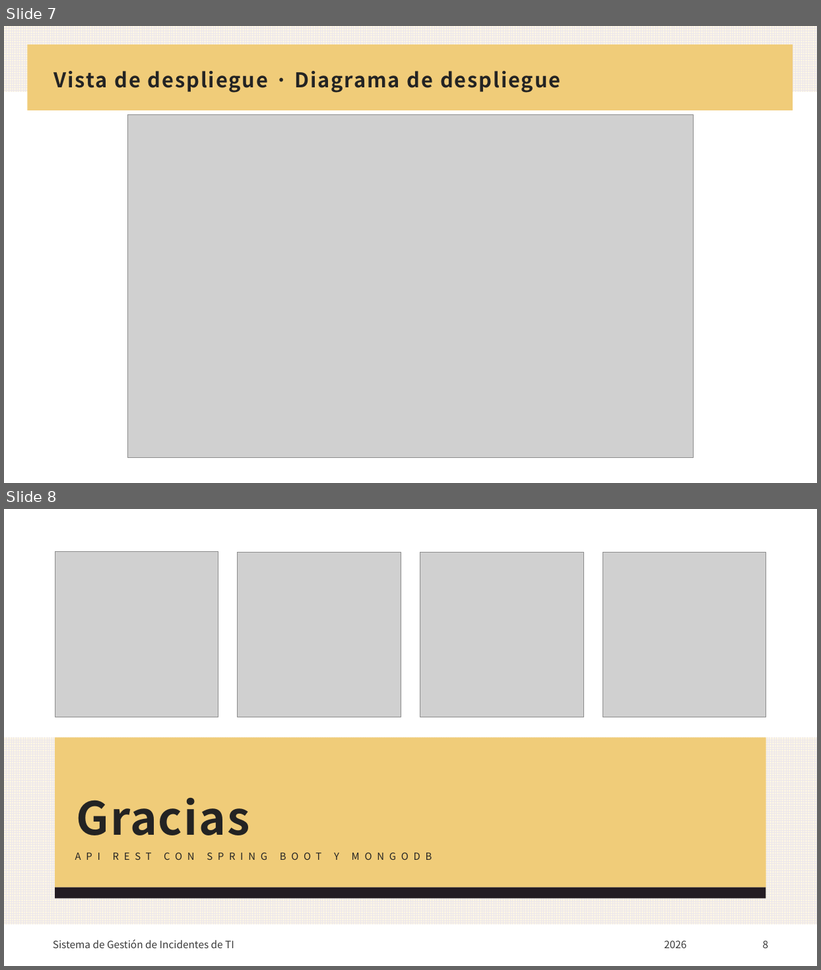
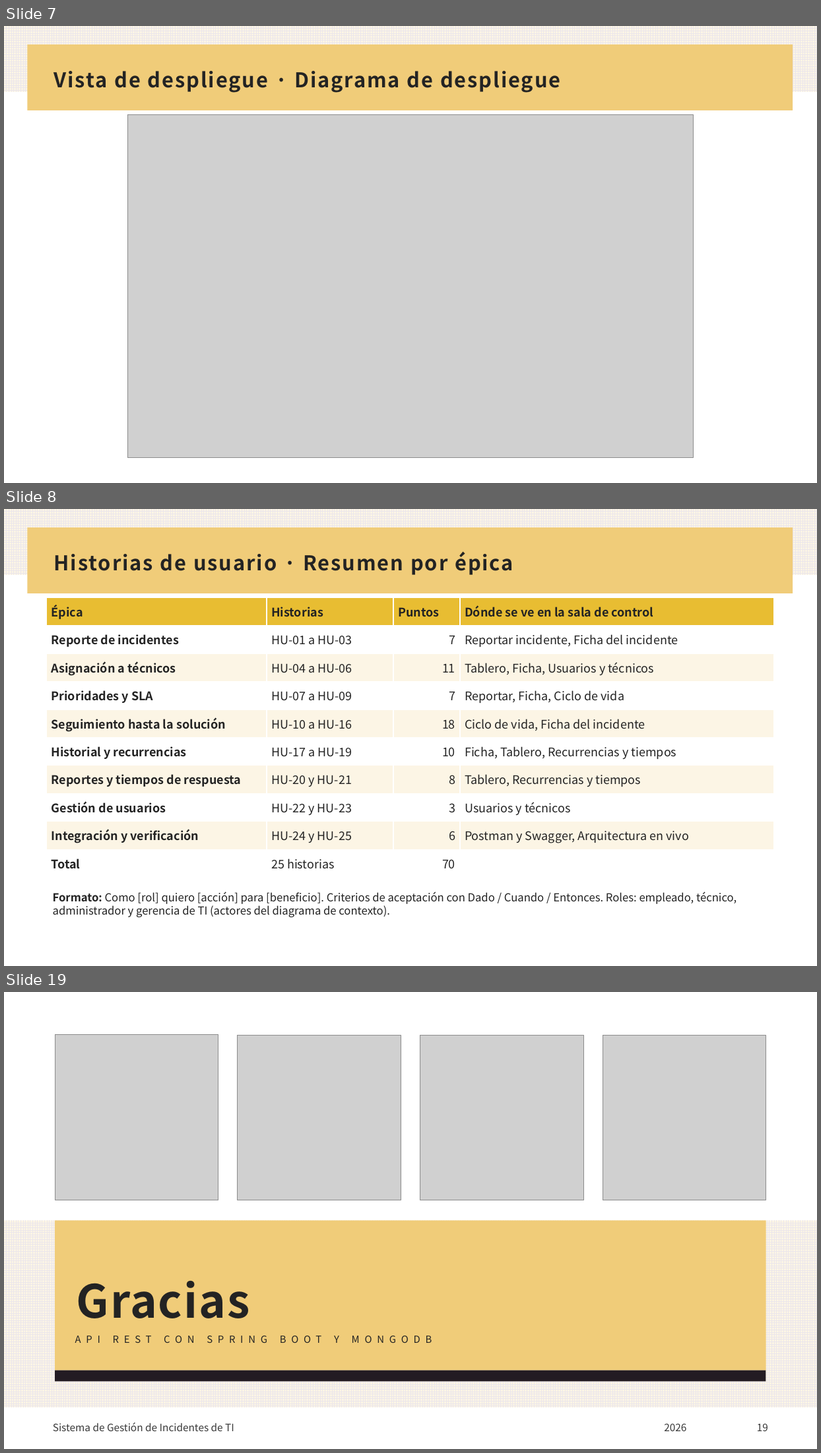
Before and after one commit to Hurtado43/Backend-Gestion-de-incidentes, a slide deck: docs/Presentacion - Sistema de Gestion de Incidentes de TI.pptx. Shown one above the other, each under a label of ours: slides 7 and 8 before the commit, slides 7, 8 and 19 after it; the slides between them are not shown. The pictures are 821x970 and 821x1453 pixels, drawn with LibreOffice and Linux fonts; fonts in the diff are those of the drawing; grey boxes stand for pictures. Boxes give left, top, right and bottom in pixels: in the first picture for what was removed or moved away, otherwise in the second. Text is boxed around its words. In the diff, an @@ line names an element or a change of style, - is before the commit and + after.

Commit message:
Presentación con historias de usuario y capturas de la sala de control
Agrega el resumen por épica, las 25 historias, un ejemplo con criterios de
aceptación (HU-19) y una diapositiva por pantalla con las historias que cubre.

```diff
--- a/docs/Presentacion - Sistema de Gestion de Incidentes de TI.pptx
+++ b/docs/Presentacion - Sistema de Gestion de Incidentes de TI.pptx
@@ slide 8 added at <box>4,509,817,966</box>, background #FFFFFF; not listed: 2 template elements that a slide beside it also shows @@
@@ title added at <box>54,551,514,575</box>, 24 pt, text #232323, bold @@
+Historias de usuario · Resumen por épica
@@ table added at <box>47,597,774,877</box>, 10 rows, 4 columns @@
+Épica | Historias | Puntos | Dónde se ve en la sala de control
+Reporte de incidentes | HU-01 a HU-03 | 7 | Reportar incidente, Ficha del incidente
+Asignación a técnicos | HU-04 a HU-06 | 11 | Tablero, Ficha, Usuarios y técnicos
+Prioridades y SLA | HU-07 a HU-09 | 7 | Reportar, Ficha, Ciclo de vida
+Seguimiento hasta la solución | HU-10 a HU-16 | 18 | Ciclo de vida, Ficha del incidente
+Historial y recurrencias | HU-17 a HU-19 | 10 | Ficha, Tablero, Recurrencias y tiempos
+Reportes y tiempos de respuesta | HU-20 y HU-21 | 8 | Tablero, Recurrencias y tiempos
+Gestión de usuarios | HU-22 y HU-23 | 3 | Usuarios y técnicos
+Integración y verificación | HU-24 y HU-25 | 6 | Postman y Swagger, Arquitectura en vivo
+Total | 25 historias | 70 | 
@@ text added at <box>53,892,737,918</box>, 13 pt, text #232323 @@
+Formato: Como [rol] quiero [acción] para [beneficio]. Criterios de aceptación con Dado / Cuando / Entonces. Roles: empleado, técnico, administrador y gerencia de TI (actores del diagrama de contexto).
@@ what was slide 8 is now slide 19 @@
@@ page number at <box>757,1424,768,1432</box>: text changed @@
-8
+19
```
Also in this commit, not shown: 10 other slides added.
